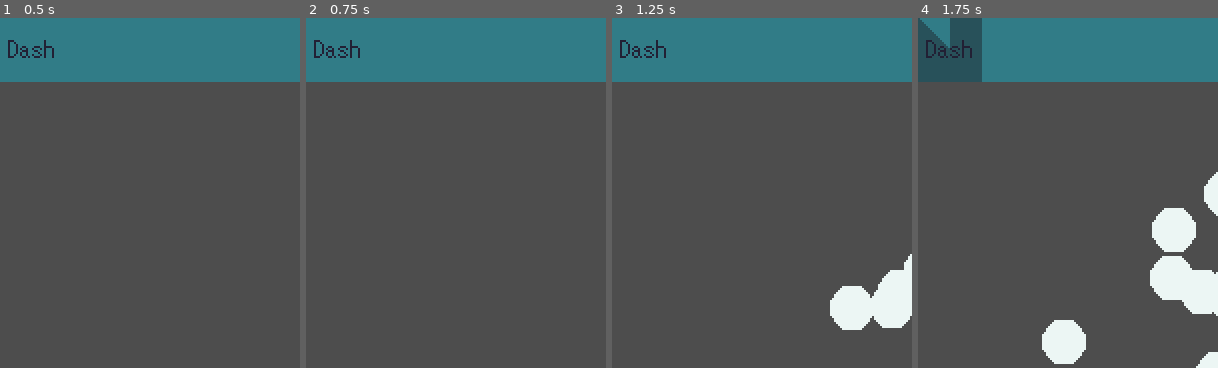
Above: before the commit, frames 1-4 (left to right).
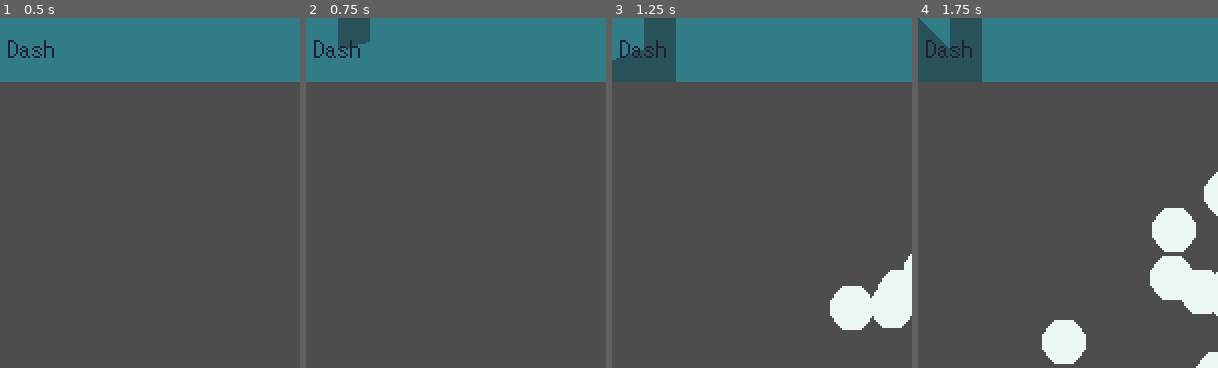
Above: after the commit, the same moments.

Repository: SantiagoBoscan07/Project-Transmutation
Game: Godot game, scene res://Scenes/Test/Test.tscn
Two runs of this game, one before a commit and one after it. Both use one fixed random seed, a clock stepped at 60 frames per second and the inputs below. The project has no main scene, so this scene is started directly.
Inputs:
- Up to frame 1 (0.5 s): no input
- Up to frame 2 (0.75 s): tap Enter at 0.5 s; hold Right (move_right) from 0.53 s (still down); hold Shift (dash) from 0.53 s (still down)
- Up to frame 3 (1.25 s): keep holding Right (move_right); keep holding Shift (dash)
- Up to frame 4 (1.75 s): release Right (move_right) at 1.28 s; release Shift (dash) at 1.28 s; hold Down (move_down) from 1.28 s (still down); tap Shift (dash) at 1.35 s
The pictures show only the part of the screen within x 0-50%, y 0-50%; the shares and areas given below are measured in that part.

Frame 1 is identical in both runs. In frame 2, 0.8% of the frame differs, in the area x 10-22%, y 0-10%; in frame 3, 2.6%, in the area x 0-22%, y 0-19%; in frame 4, nothing differs.

Commit message:
Dash invincibility

Diff:
--- a/Scenes/Player/player.tscn
+++ b/Scenes/Player/player.tscn
@@ -41,13 +41,16 @@
 script = ExtResource("4_dxttt")
 body = NodePath("../..")
 
-[node name="Dash" type="Node2D" parent="Components" node_paths=PackedStringArray("player", "dashTimer", "dashCooldown", "sprite")]
+[node name="Dash" type="Node2D" parent="Components" node_paths=PackedStringArray("player", "dashTimer", "dashCooldown", "sprite", "ghost_timer", "hurtboxLight", "hurtboxShadow")]
 script = ExtResource("5_ais5j")
 player = NodePath("../..")
 dashTimer = NodePath("../../Timers/DashTimer")
 dashCooldown = NodePath("../../Timers/DashCooldown")
 ghost_node = ExtResource("6_pal8w")
 sprite = NodePath("../../Body/Sprite2D")
+ghost_timer = NodePath("../../Timers/GhostTimer")
+hurtboxLight = NodePath("../../Areas/HurtboxLight")
+hurtboxShadow = NodePath("../../Areas/HurtboxShadow")
 
 [node name="Shoot" type="Node2D" parent="Components" node_paths=PackedStringArray("player", "shootPoint", "shootTimer")]
 script = ExtResource("7_ie54y")
@@ -82,15 +85,6 @@
 
 [node name="Areas" type="Node2D" parent="."]
 
-[node name="HurtboxLight" type="Area2D" parent="Areas"]
-collision_mask = 0
-script = ExtResource("9_dstq1")
-
-[node name="Hurtbox" type="CollisionShape2D" parent="Areas/HurtboxLight"]
-visible = false
-position = Vector2(0, 3)
-shape = SubResource("CircleShape2D_h00vk")
-
 [node name="HurtboxShadow" type="Area2D" parent="Areas"]
 process_mode = 4
 collision_layer = 2
@@ -102,7 +96,17 @@
 position = Vector2(0, 3)
 shape = SubResource("CircleShape2D_h00vk")
 
+[node name="HurtboxLight" type="Area2D" parent="Areas"]
+collision_mask = 0
+script = ExtResource("9_dstq1")
+
+[node name="Hurtbox" type="CollisionShape2D" parent="Areas/HurtboxLight"]
+visible = false
+position = Vector2(0, 3)
+shape = SubResource("CircleShape2D_h00vk")
+
 [node name="Hitbox" type="Area2D" parent="Areas"]
+process_mode = 4
 collision_layer = 0
 collision_mask = 4
 script = ExtResource("10_saexv")
--- a/Scenes/UI/progress_bar.tscn
+++ b/Scenes/UI/progress_bar.tscn
@@ -4,7 +4,7 @@
 [ext_resource type="Texture2D" uid="uid://cpsta6m3oejp8" path="res://Sprites/progressbar.png" id="2_kkirt"]
 [ext_resource type="Texture2D" uid="uid://bldt34io578s0" path="res://Sprites/dashicon.png" id="3_pviyw"]
 
-[node name="ProgressBar" type="Control" node_paths=PackedStringArray("progressBar", "progressTimer")]
+[node name="ProgressBar" type="Control" node_paths=PackedStringArray("progressBar", "progressTimer", "updateTimer")]
 layout_mode = 3
 anchors_preset = 0
 offset_right = 40.0
@@ -12,6 +12,7 @@
 script = ExtResource("1_yphj7")
 progressBar = NodePath("TextureProgressBar")
 progressTimer = NodePath("ProgressTime")
+updateTimer = NodePath("UpdateTimer")
 
 [node name="TextureProgressBar" type="TextureProgressBar" parent="."]
 layout_mode = 0
@@ -29,4 +30,8 @@
 position = Vector2(16, 16)
 texture = ExtResource("3_pviyw")
 
+[node name="UpdateTimer" type="Timer" parent="."]
+one_shot = true
+
 [connection signal="timeout" from="ProgressTime" to="." method="_on_progress_time_timeout"]
+[connection signal="timeout" from="UpdateTimer" to="." method="_on_update_timer_timeout"]
--- a/Scripts/Global/Signals.gd
+++ b/Scripts/Global/Signals.gd
@@ -1,3 +1,4 @@
 extends Node
 
+signal dashBar(time: float)
 signal dashCooldownBar(time: float)
--- a/Scripts/Misc/Hitbox.gd
+++ b/Scripts/Misc/Hitbox.gd
@@ -1,7 +1,7 @@
 extends Area2D
 class_name Hitbox
 
-@export var damage = 1.0
+@export var damage = 1
 
 signal hit_hurtbox(hurtbox)
 
--- a/Scripts/Player/Dash.gd
+++ b/Scripts/Player/Dash.gd
@@ -5,7 +5,9 @@
 @export var dashCooldown: Timer
 @export var ghost_node: PackedScene
 @export var sprite: Sprite2D
-@onready var ghost_timer = $"../../Timers/GhostTimer"
+@export var ghost_timer: Timer
+@export var hurtboxLight: Area2D
+@export var hurtboxShadow: Area2D
 var canDash: bool = true
 var boostSpeed
 var ghost
@@ -17,11 +19,13 @@
 
 
 func boost():
+	hurtboxLight.is_invicible = true
 	sprite.modulate.a = 150.0 / 250.0
 	ghost_timer.start()
 	boostSpeed = player.max_speed * 2
 	player.max_speed = boostSpeed
 	canDash = false
+	Signals.emit_signal("dashBar", dashTimer.wait_time)
 	dashTimer.start()
 
 
@@ -36,6 +40,7 @@
 
 
 func _on_dash_timer_timeout():
+	hurtboxLight.is_invicible = false
 	sprite.modulate.a = 1.0
 	player.max_speed = player.normal_speed
 	ghost_timer.stop()
--- a/Scripts/UI/cooldownbar.gd
+++ b/Scripts/UI/cooldownbar.gd
@@ -1,16 +1,25 @@
 extends Control
 @export var progressBar: TextureProgressBar
 @export var progressTimer: Timer
+@export var updateTimer: Timer
 var fillTime = 0
 
 
 func _ready():
 	progressBar.value = 0
 	progressTimer.wait_time = 0.05
-	Signals.dashCooldownBar.connect(update_value)
+	updateTimer.wait_time = 0.05
+	Signals.dashCooldownBar.connect(cooldown_value)
+	Signals.dashBar.connect(update_value)
 
 
 func update_value(time):
+	show()
+	progressBar.value = 0
+	fillTime = time
+	updateTimer.start()
+
+func cooldown_value(time):
 	show()
 	progressBar.value = 100
 	fillTime = time
@@ -24,3 +33,12 @@
 	else:
 		progressBar.value = 0
 		progressTimer.stop()
+
+
+func _on_update_timer_timeout():
+	if progressBar.value < 100:
+		updateTimer.start()
+		progressBar.value += progressBar.max_value * (progressTimer.wait_time / fillTime)
+	else:
+		progressBar.value = 100
+		updateTimer.stop()
